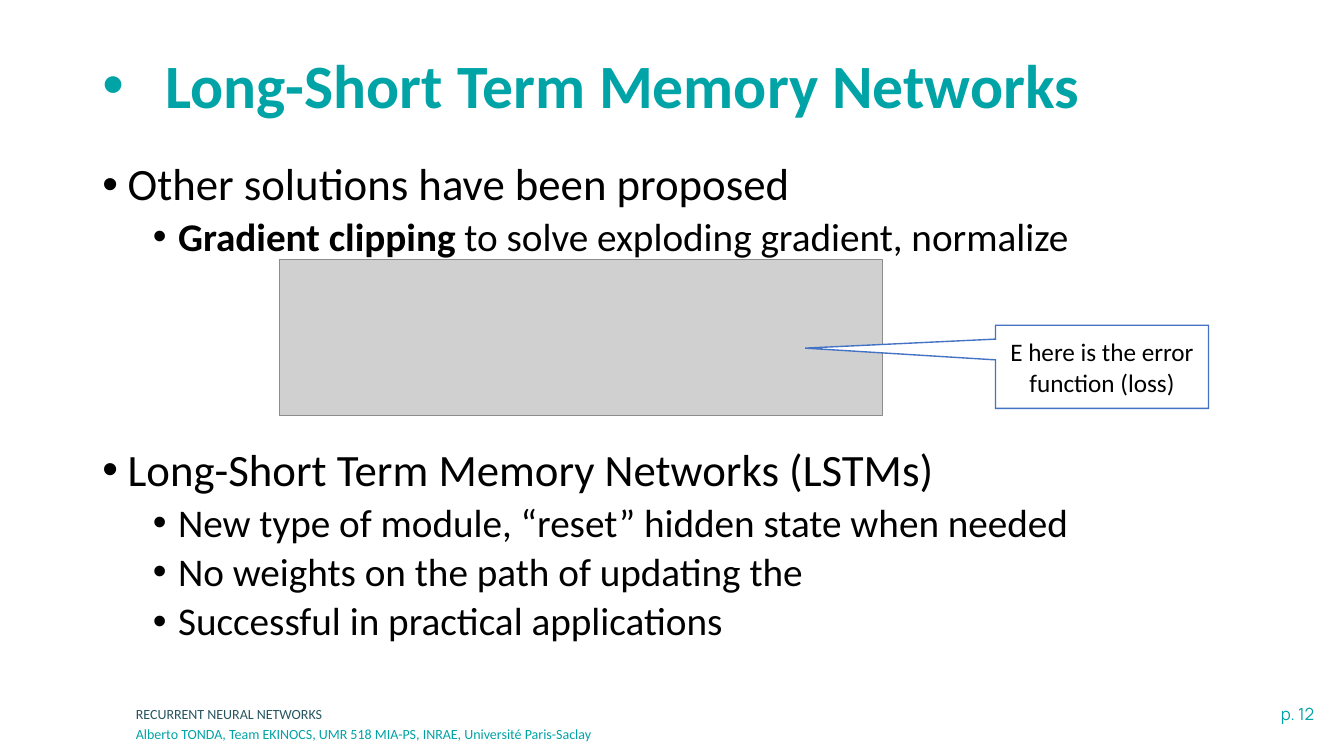
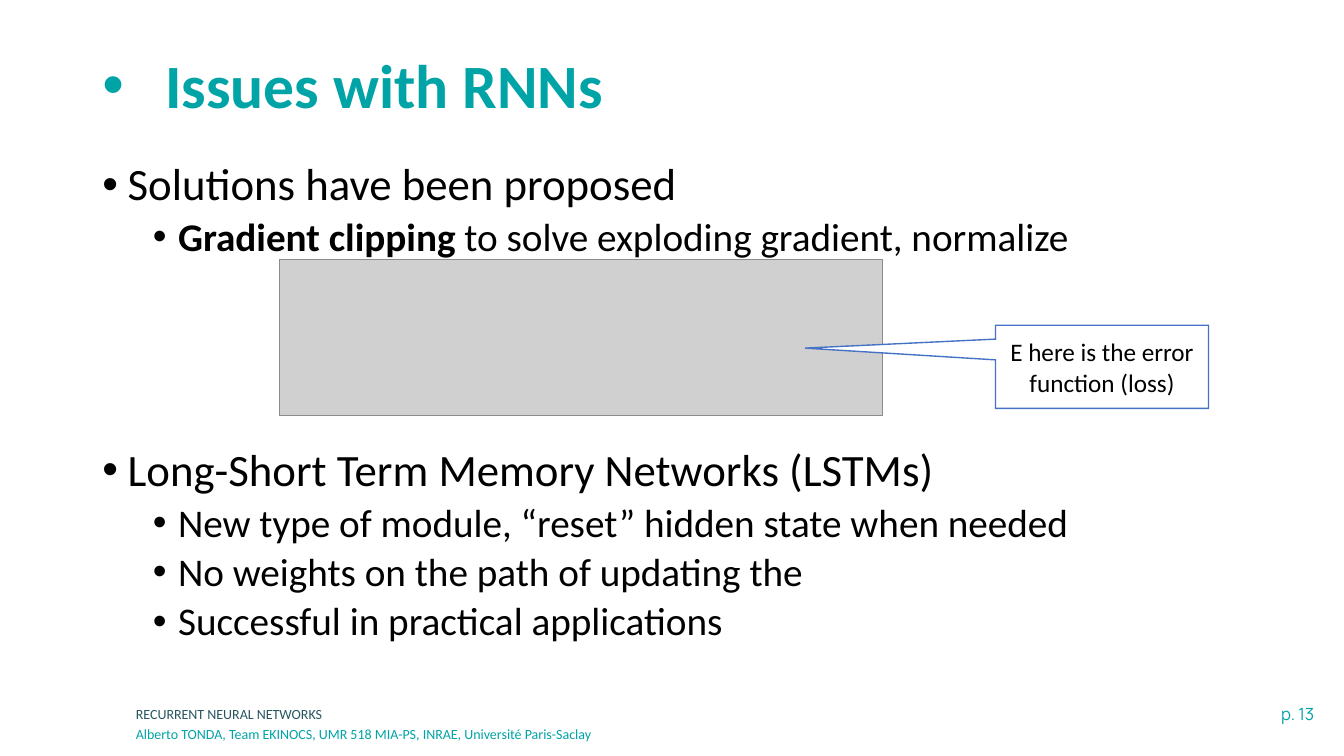
Before and after one commit to albertotonda/teaching, a slide deck: slide 13 of deep-learning-in-practice-with-pytorch/4-recurrent-neural-networks.pptx (slide 12 before the commit). Drawn at 1344x756 pixels with LibreOffice and Linux fonts; fonts in the diff are those of the drawing; grey boxes stand for pictures; background and template pictures are left out. Boxes give left, top, right and bottom in pixels: in the first picture for what was removed or moved away, otherwise in the second. Text is boxed around its words. In the diff, an @@ line names an element or a change of style, - is before the commit and + after.

```diff
--- a/deep-learning-in-practice-with-pytorch/4-recurrent-neural-networks.pptx
+++ b/deep-learning-in-practice-with-pytorch/4-recurrent-neural-networks.pptx
@@ title at (x1=165, y1=64, x2=603, y2=109): text changed @@
-• Long-Short Term Memory Networks
+• Issues with RNNs
@@ text at (x1=128, y1=169, x2=676, y2=208): text changed @@
-• Other solutions have been proposed
+• Solutions have been proposed
@@ page number at (x1=1281, y1=708, x2=1314, y2=724): text changed @@
-p. 12
+p. 13
```
Also in this commit, not shown: 16 other slides changed, 4 slides added, 1 slide removed, 17 other files.
